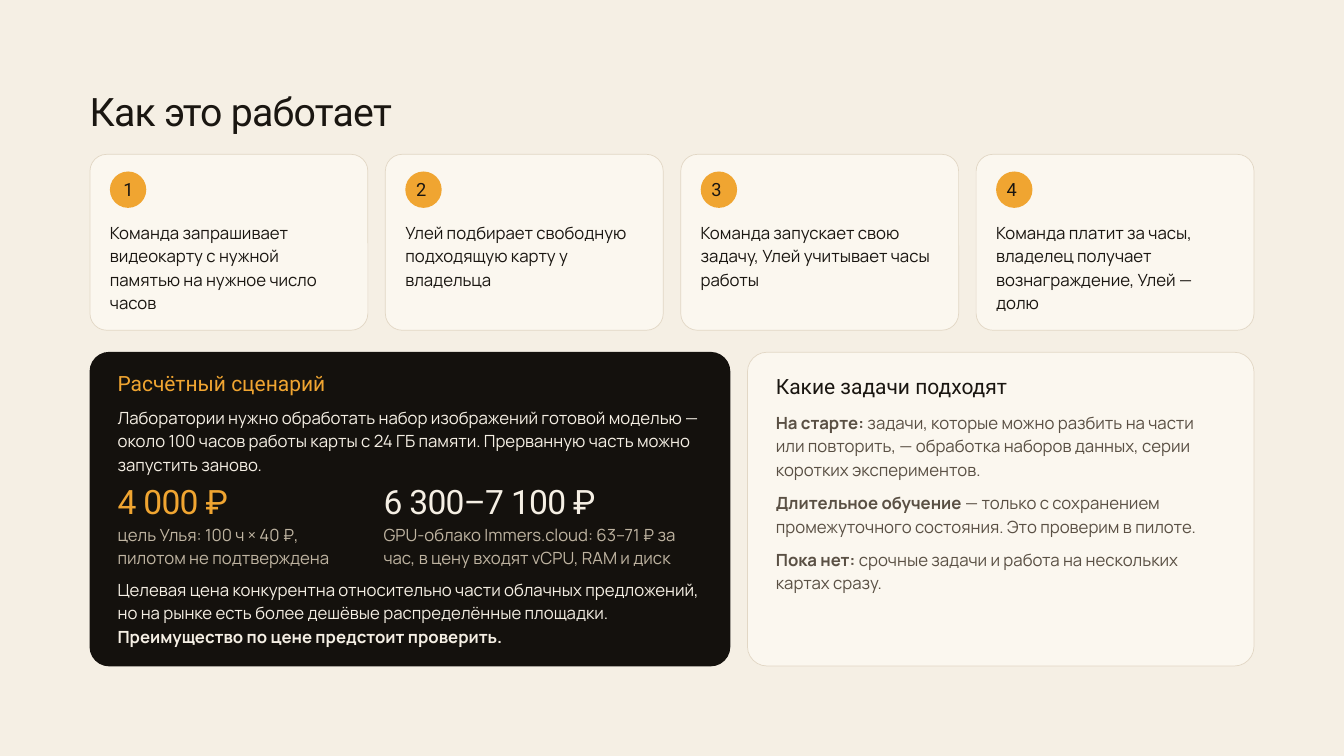
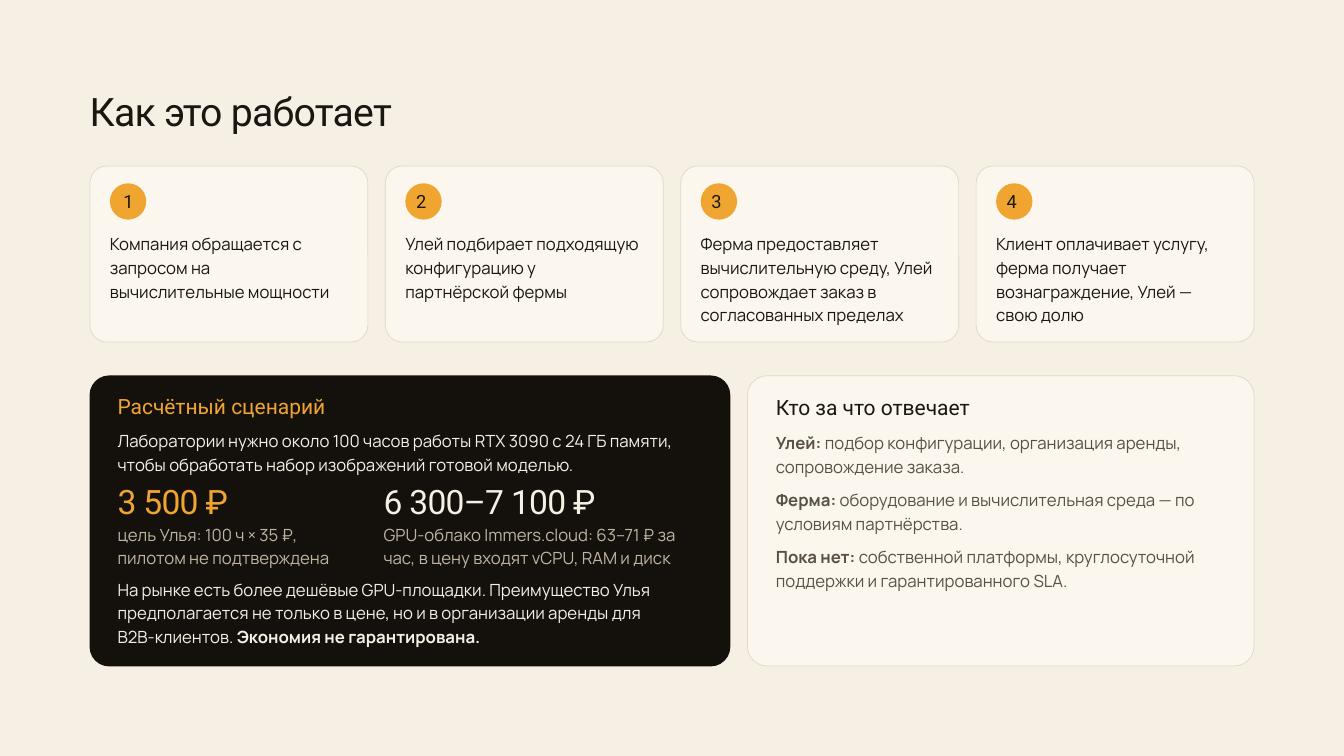
Before and after one commit to fonor11/Main, a slide deck: slide 4 of Улей — презентация для преакселератора ВШМ.pptx. Drawn at 1344x756 pixels with LibreOffice and Linux fonts; fonts in the diff are those of the drawing. Boxes give left, top, right and bottom in pixels: in the first picture for what was removed or moved away, otherwise in the second. Text is boxed around its words. In the diff, an @@ line names an element or a change of style, - is before the commit and + after.

```diff
--- a/Улей — презентация для преакселератора ВШМ.pptx
+++ b/Улей — презентация для преакселератора ВШМ.pptx
@@ 4 texts, 4 rounded rectangles: place and size @@
-4 texts, 4 rounded rectangles at (90,154,1254,331)
+4 texts, 4 rounded rectangles at (90,166,1254,343)
@@ 4 ellipses: place and size @@
-4 ellipses at (110,171,1032,208)
+4 ellipses at (110,184,1032,220)
@@ text at (110,238,329,300): text changed @@
-Команда запрашивает
-видеокарту с нужной
-памятью на нужное число
-часов
+Компания обращается с
+запросом на
+вычислительные мощности
@@ text at (405,237,638,302): text changed @@
-Улей подбирает свободную
-подходящую карту у
-владельца
+Улей подбирает подходящую
+конфигурацию у
+партнёрской фермы
@@ text at (701,238,932,325): text changed @@
-Команда запускает свою
-задачу, Улей учитывает часы
-работы
+Ферма предоставляет
+вычислительную среду, Улей
+сопровождает заказ в
+согласованных пределах
@@ text at (996,238,1209,323): text changed @@
-Команда платит за часы,
-владелец получает
-вознаграждение, Улей —
-долю
+Клиент оплачивает услугу,
+ферма получает
+вознаграждение, Улей —
+свою долю
@@ rounded rectangle: place and size @@
-rounded rectangle at (90,352,731,666)
+rounded rectangle at (90,375,731,666)
@@ rounded rectangle at (90,375,731,666): proportions changed @@
@@ rounded rectangle at (748,376,1255,666): proportions changed @@
@@ rounded rectangle: place and size @@
-rounded rectangle at (748,352,1255,665)
+rounded rectangle at (748,376,1255,666)
@@ text "Расчётный сценарий": place and size @@
-text "Расчётный сценарий" at (118,376,325,396)
+text "Расчётный сценарий" at (118,399,325,419)
@@ text at (776,400,970,416): text changed @@
-Какие задачи подходят
+Кто за что отвечает
@@ text at (118,434,672,475): text changed @@
-Лаборатории нужно обработать набор изображений готовой моделью —
-около 100 часов работы карты с 24 ГБ памяти. Прерванную часть можно
-запустить заново.
+Лаборатории нужно около 100 часов работы RTX 3090 с 24 ГБ памяти,
+чтобы обработать набор изображений готовой моделью.
@@ text at (776,436,1181,477): text changed @@
-На старте: задачи, которые можно разбить на части
-или повторить, — обработка наборов данных, серии
-коротких экспериментов.
+Улей: подбор конфигурации, организация аренды,
+сопровождение заказа.
@@ text at (118,489,198,515): text changed @@
-4 000 ₽
+3 500 ₽
@@ text at (776,494,1194,534): text changed @@
-Длительное обучение — только с сохранением
-промежуточного состояния. Это проверим в пилоте.
+Ферма: оборудование и вычислительная среда — по
+условиям партнёрства.
@@ text at (118,528,329,568): text changed @@
-цель Улья: 100 ч × 40 ₽,
-пилотом не подтверждена
+цель Улья: 100 ч × 35 ₽,
+пилотом не подтверждена
@@ text at (776,550,1195,591): text changed @@
-Пока нет: срочные задачи и работа на нескольких
-картах сразу.
+Пока нет: собственной платформы, круглосуточной
+поддержки и гарантированного SLA.
@@ text at (118,583,650,647): text changed @@
-Целевая цена конкурентна относительно части облачных предложений,
-но на рынке есть более дешёвые распределённые площадки.
-Преимущество по цене предстоит проверить.
+На рынке есть более дешёвые GPU-площадки. Преимущество Улья
+предполагается не только в цене, но и в организации аренды для
+B2B-клиентов. Экономия не гарантирована.
```
Also in this commit, not shown: 5 other slides changed, 4 slides added, 4 slides removed, 2 other files.
